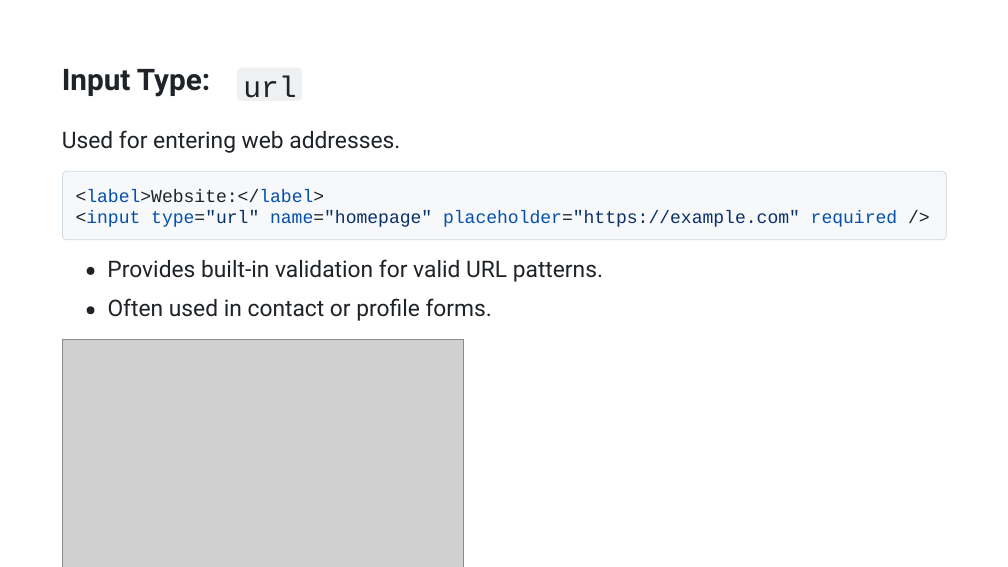
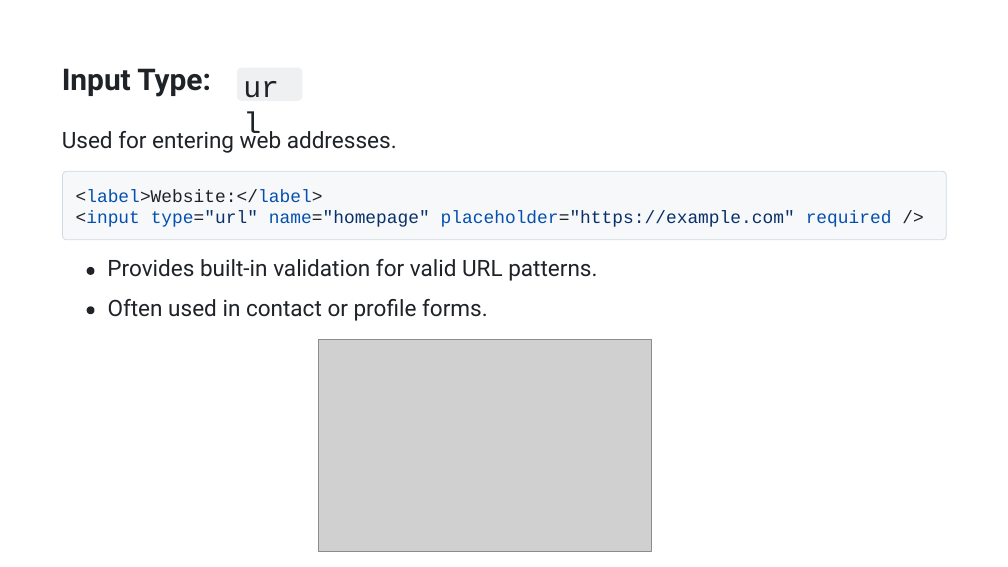
Before and after one commit to AhmedOsman101/Obsidian, a slide deck: slide 28 of src/College/yearTwo/firstTerm/WebDevelopment/tasks/presentation.pptx (slide 30 before the commit). Drawn at 1008x567 pixels with LibreOffice and Linux fonts; fonts in the diff are those of the drawing; grey boxes stand for pictures. Boxes give left, top, right and bottom in pixels: in the first picture for what was removed or moved away, otherwise in the second. Text is boxed around its words. In the diff, an @@ line names an element or a change of style, - is before the commit and + after.

```diff
--- a/src/College/yearTwo/firstTerm/WebDevelopment/tasks/presentation.pptx
+++ b/src/College/yearTwo/firstTerm/WebDevelopment/tasks/presentation.pptx
@@ text "url" at (151, 210, 258, 227): size 28.3 to 28.5 pt @@
@@ text "<label>Website:</label>" at (76, 190, 323, 202): size 17.2 to 17 pt @@
@@ text "<input type="url" name="homepage" placeholder="https://examp ..." at (76, 210, 892, 227): size 17.2 to 17 pt @@
@@ size 21.7 to 21.5 pt in 3 elements at (62, 128, 397, 153), (107, 259, 597, 281), (108, 299, 488, 321) @@
@@ picture: place and size @@
-picture at (62, 340, 463, 567)
+picture at (318, 340, 651, 551)
```
Also in this commit, not shown: 40 other slides changed, 1 slide added, 3 slides removed, 1 other file.
